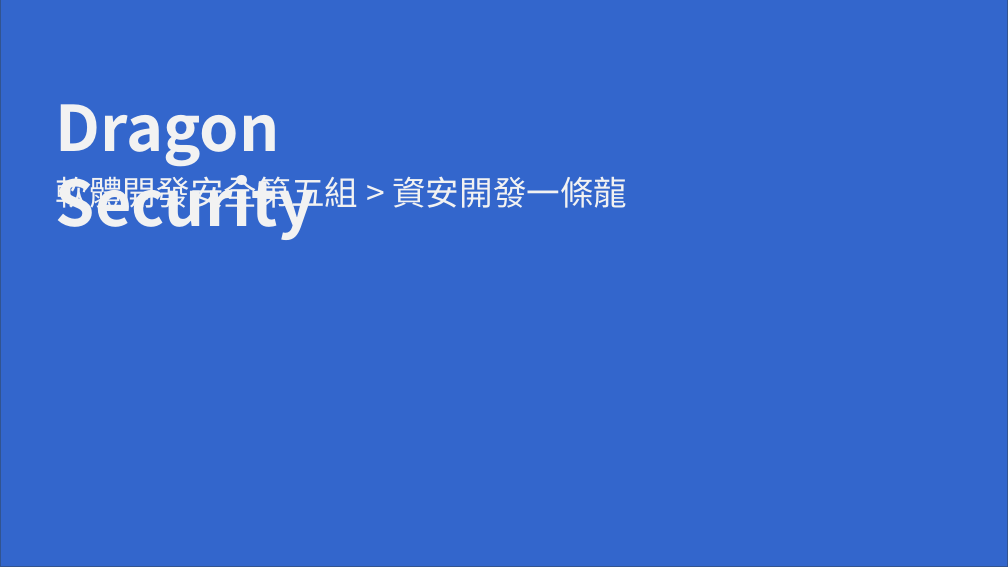
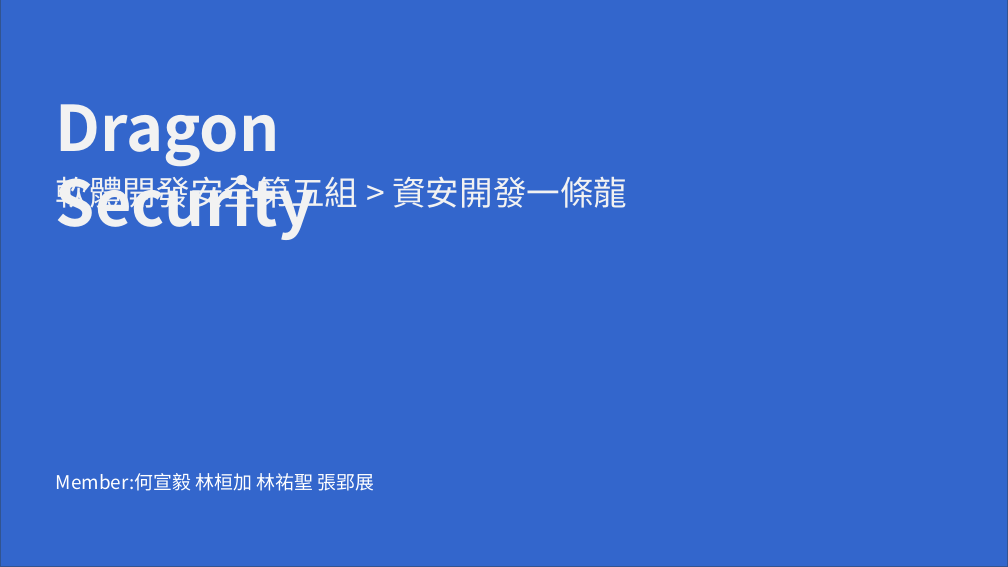
Before and after one commit to twinklestar03/AIS3-Dragon, a slide deck: slide 1 of Slide/AIS3 dragon security .pptx. Drawn at 1008x567 pixels with LibreOffice and Linux fonts; fonts in the diff are those of the drawing; background and template pictures are left out. Boxes give left, top, right and bottom in pixels: in the first picture for what was removed or moved away, otherwise in the second. Text is boxed around its words. In the diff, an @@ line names an element or a change of style, - is before the commit and + after.

```diff
--- a/Slide/AIS3 dragon security .pptx
+++ b/Slide/AIS3 dragon security .pptx
@@ text added at (56,473,374,491), 18 pt, text #FFFFFF @@
+Member:何宣毅 林桓加 林祐聖 張郢展
```
Also in this commit, not shown: 2 slides added, 1 slide removed.
